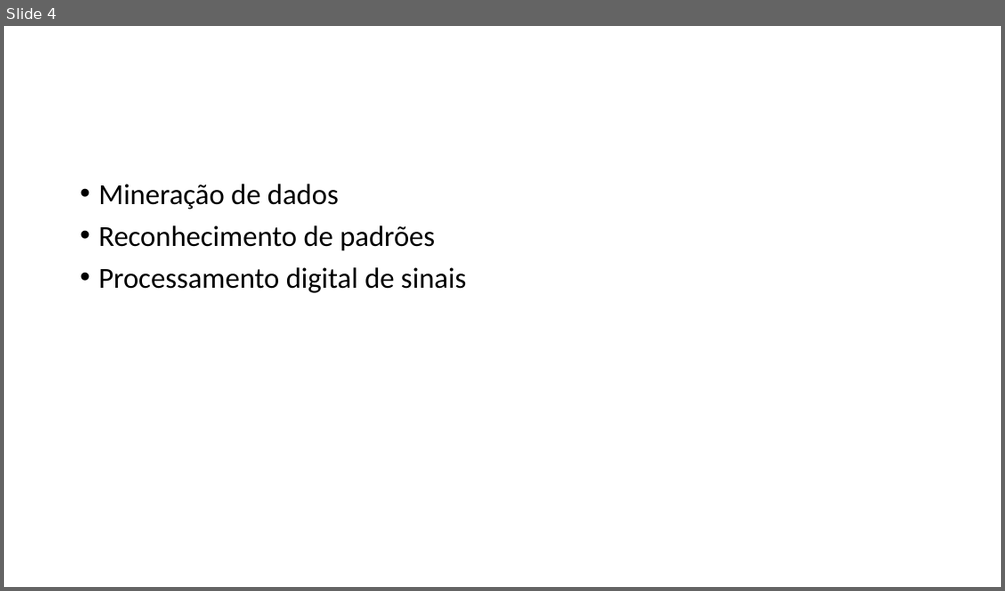
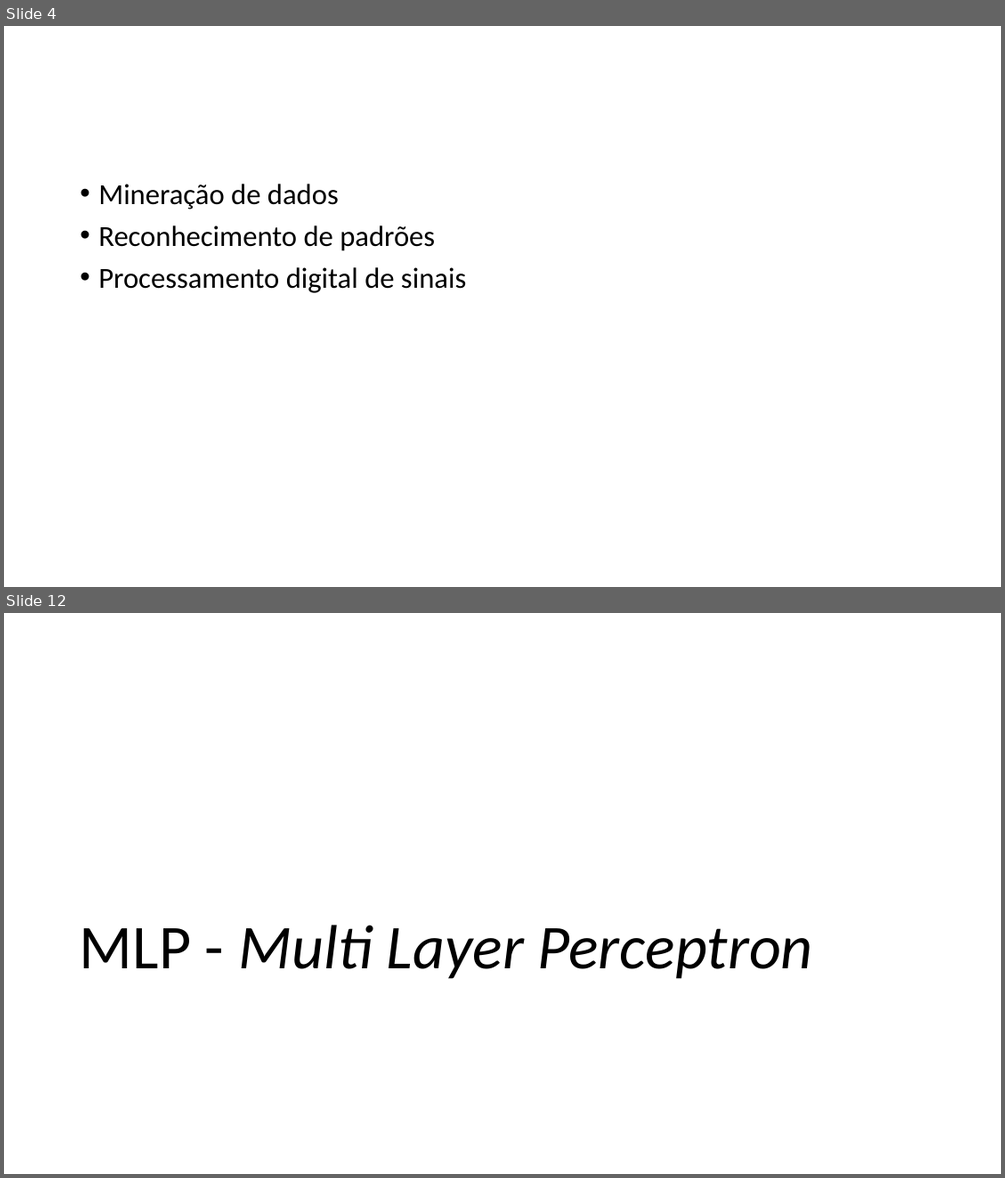
Before and after one commit to evertonlima07/redesNeurais, a slide deck: Documentos/Apresentação - Redes Neurais.pptx. Shown one above the other, each under a label of ours: slide 4 before the commit, slides 4 and 12 after it; the slides between them are not shown. The pictures are 1005x591 and 1005x1178 pixels, drawn with LibreOffice and Linux fonts; fonts in the diff are those of the drawing. Boxes give left, top, right and bottom in pixels: in the first picture for what was removed or moved away, otherwise in the second. Text is boxed around its words. In the diff, an @@ line names an element or a change of style, - is before the commit and + after.

```diff
--- a/Documentos/Apresentação - Redes Neurais.pptx
+++ b/Documentos/Apresentação - Redes Neurais.pptx
@@ slide 12 added at [4, 613, 1001, 1174], background #FFFFFF @@
@@ title added at [80, 925, 813, 979], 60 pt, text #000000, italic @@
+MLP - Multi Layer Perceptron
```
Also in this commit, not shown: 8 other slides added.
